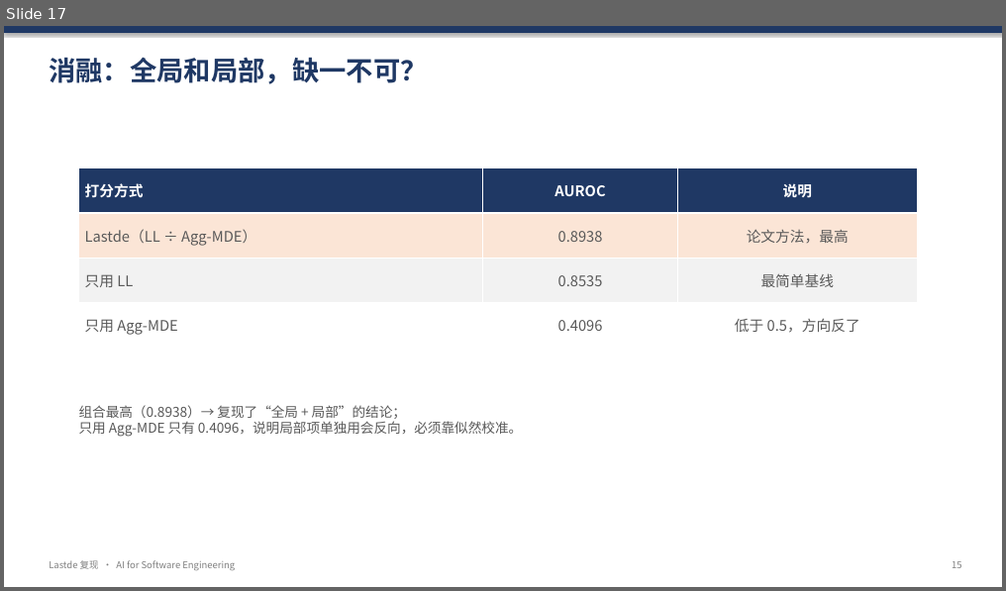
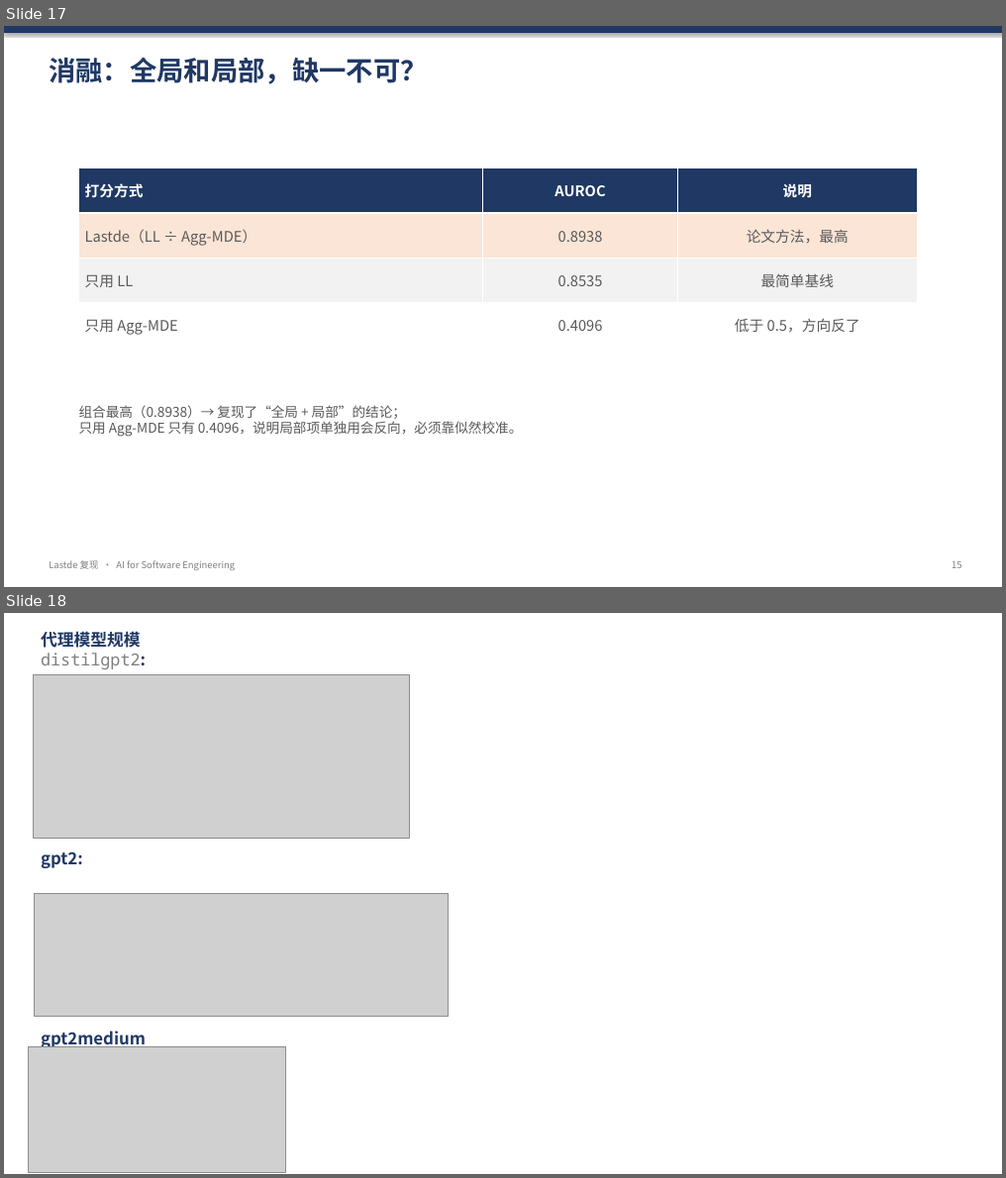
Before and after one commit to okkkk2-c/lastde-repro, a slide deck: Lastde复现汇报-算法部分.pptx. Shown one above the other, each under a label of ours: slide 17 before the commit, slides 17 and 18 after it. The pictures are 1006x591 and 1006x1178 pixels, drawn with LibreOffice and Linux fonts; fonts in the diff are those of the drawing; grey boxes stand for pictures. Boxes give left, top, right and bottom in pixels: in the first picture for what was removed or moved away, otherwise in the second. Text is boxed around its words. In the diff, an @@ line names an element or a change of style, - is before the commit and + after.

```diff
--- a/Lastde复现汇报-算法部分.pptx
+++ b/Lastde复现汇报-算法部分.pptx
@@ slide 18 added at [4, 613, 1002, 1174], background #FFFFFF @@
@@ text added at [41, 632, 146, 1050], 16 pt, text #1F3864, bold @@
+代理模型规模
+distilgpt2:
+gpt2:
+gpt2medium
@@ picture added at [33, 675, 409, 839] @@
@@ picture added at [35, 894, 449, 1017] @@
@@ picture added at [28, 1048, 285, 1172] @@
```
Also in this commit, not shown: 5 slides changed.
